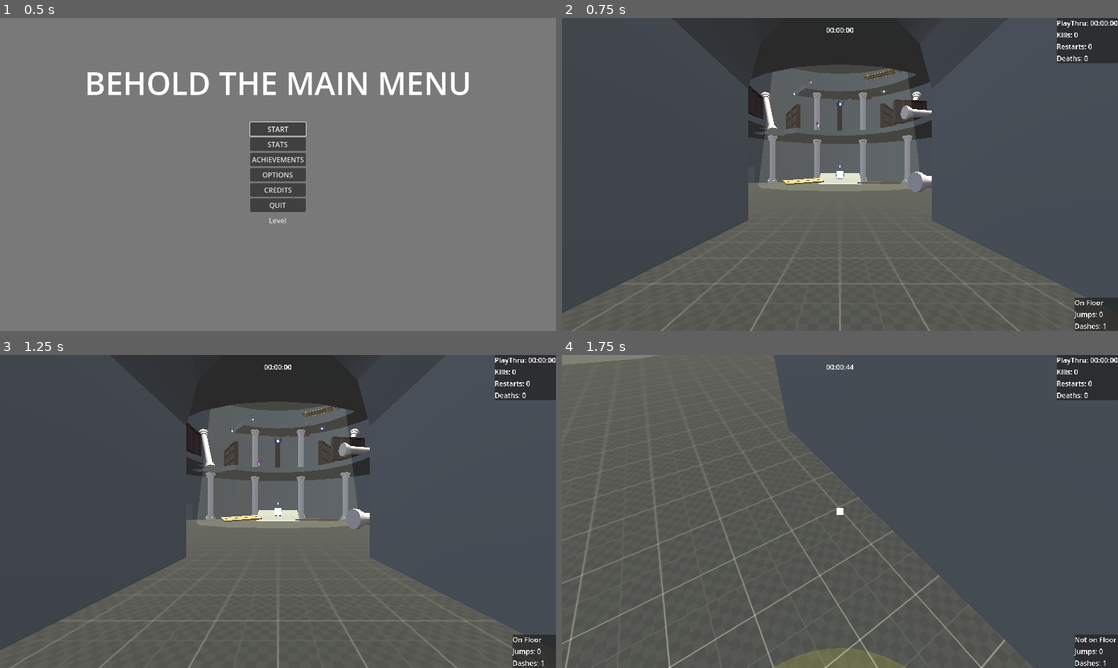
Above: before the commit, frames 1-4 (two rows, left to right).
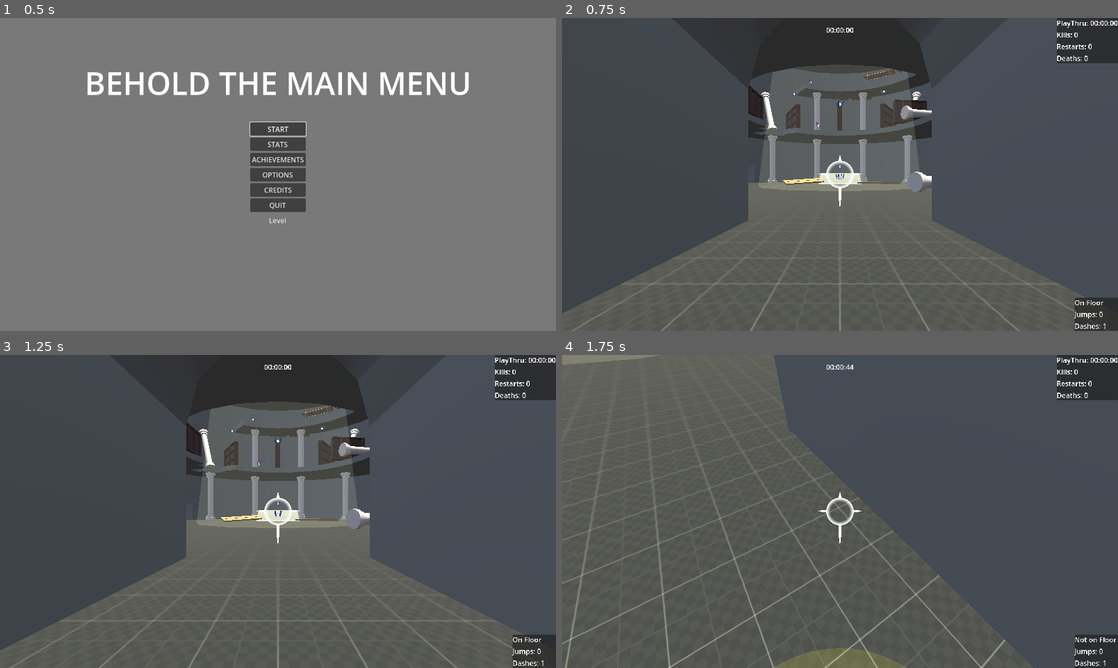
Above: after the commit, the same moments.

Repository: lucasrumney94/GodotGoneWild
Game: Godot game, scene res://Main/main_menu.tscn
Two runs of this game, one before a commit and one after it. Both use one fixed random seed, a clock stepped at 60 frames per second and the inputs below. The engine's default icon, where the game draws it, is replaced by a stand-in: a white triangle on a blue panel in a dark square. A sky picture missing from this copy of the repository is replaced by a grey-blue gradient.
Inputs (mouse positions are in pixels of both pictures, inside the frame that each line leads up to):
- Up to frame 1 (0.5 s): no input
- Up to frame 2 (0.75 s): click "START" at 0.5 s
- Up to frame 3 (1.25 s): no input
- Up to frame 4 (1.75 s): tap Enter at 1.25 s; move the mouse to (867, 511) at 1.27 s; hold W (move_forward) from 1.28 s (still down); click (867, 511) at 1.35 s; tap Space (jump) at 1.52 s

Frame 1 is identical in both runs. In frame 2, 0.2% of the frame differs, in the area x 41-66%, y 38-61%; in frame 3, 0.2%; in frame 4, 0.2%, in the area x 46-54%, y 44-61%.

Commit message:
Added a cool crosshair
Made a crosshair that's cooler than just a square

Diff:
--- a/godot-wild-tower/Objects/Player/player.tscn
+++ b/godot-wild-tower/Objects/Player/player.tscn
@@ -1,8 +1,8 @@
 [gd_scene load_steps=17 format=3 uid="uid://vssvdtmx3jx7"]
 
 [ext_resource type="Script" path="res://Objects/Player/player.gd" id="1_l1h35"]
-[ext_resource type="Texture2D" uid="uid://dt1l7laaw1wqw" path="res://Materials/Textures/TestingGrid.png" id="2_0lo3m"]
 [ext_resource type="PackedScene" uid="uid://bueww8nstwpfl" path="res://UI/death_screen.tscn" id="2_l6nbw"]
+[ext_resource type="PackedScene" uid="uid://ixw4m4l3w13l" path="res://UI/crosshair.tscn" id="3_g8eb4"]
 [ext_resource type="Script" path="res://Objects/Player/timer_hud.gd" id="3_n01tu"]
 [ext_resource type="Script" path="res://Objects/Player/debug_stats_panel.gd" id="4_ss2u2"]
 
@@ -64,22 +64,18 @@
 
 [node name="CrosshairRoot" type="CanvasLayer" parent="PlayerHUD"]
 
-[node name="Crosshair" type="TextureRect" parent="PlayerHUD/CrosshairRoot"]
-unique_name_in_owner = true
-custom_minimum_size = Vector2(16, 16)
+[node name="Crosshair" parent="PlayerHUD/CrosshairRoot" instance=ExtResource("3_g8eb4")]
+unique_name_in_owner = true
 anchors_preset = 8
 anchor_left = 0.5
 anchor_top = 0.5
 anchor_right = 0.5
 anchor_bottom = 0.5
-offset_left = -8.0
-offset_top = -8.0
-offset_right = 8.0
-offset_bottom = 8.0
 grow_horizontal = 2
 grow_vertical = 2
-texture = ExtResource("2_0lo3m")
-expand_mode = 1
+scale = Vector2(0.25, 0.25)
+size_flags_horizontal = 4
+size_flags_vertical = 4
 
 [node name="DebugHUD" type="CanvasLayer" parent="PlayerHUD"]
 
--- /dev/null
+++ b/godot-wild-tower/UI/crosshair.tscn
@@ -0,0 +1,43 @@
+[gd_scene load_steps=3 format=3 uid="uid://ixw4m4l3w13l"]
+
+[sub_resource type="Gradient" id="Gradient_874m1"]
+offsets = PackedFloat32Array(0.7, 0.96, 0.99, 1)
+colors = PackedColorArray(1, 1, 1, 0, 1, 1, 1, 1, 1, 1, 1, 1, 1, 1, 1, 0)
+
+[sub_resource type="GradientTexture2D" id="GradientTexture2D_8fkdf"]
+gradient = SubResource("Gradient_874m1")
+width = 256
+height = 256
+fill = 1
+fill_from = Vector2(0.5, 0.5)
+fill_to = Vector2(1, 0.5)
+
+[node name="Crosshair" type="Control"]
+layout_mode = 3
+anchors_preset = 0
+
+[node name="Sprite2D" type="Sprite2D" parent="."]
+texture_filter = 2
+texture = SubResource("GradientTexture2D_8fkdf")
+
+[node name="Polygon2D" type="Polygon2D" parent="."]
+texture_filter = 2
+position = Vector2(0, -4)
+rotation = 0.0013872
+polygon = PackedVector2Array(-10, -120, 10, -120, 10, -140, 0, -180, -10, -140)
+
+[node name="Polygon2D2" type="Polygon2D" parent="."]
+texture_filter = 2
+position = Vector2(0, -4)
+polygon = PackedVector2Array(-120, -10, -120, 10, -160, 10, -200, 0, -160, -10)
+
+[node name="Polygon2D3" type="Polygon2D" parent="."]
+texture_filter = 2
+position = Vector2(0, -4)
+polygon = PackedVector2Array(120, -10, 120, 10, 160, 10, 200, 0, 160, -10)
+
+[node name="Polygon2D4" type="Polygon2D" parent="."]
+texture_filter = 2
+position = Vector2(0, -4)
+rotation = 0.0013872
+polygon = PackedVector2Array(-10, 120, 10, 120, 10, 240, 0, 320, -10, 240)
